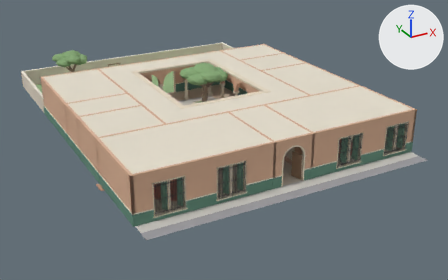
One commit to the glTF model modelos/casona/pb.glb: the scene before it, then after it.
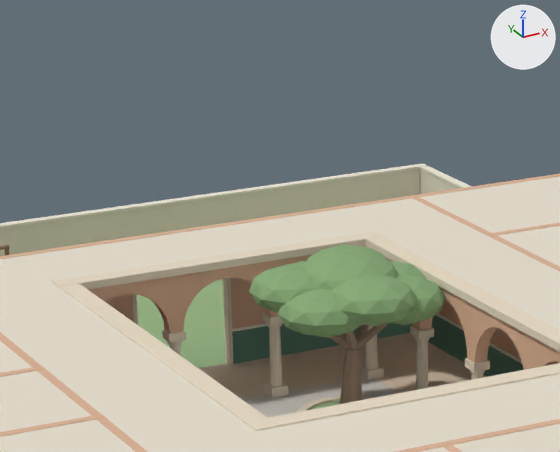
The first picture shows the older version from a camera (50 mm lens) standing at (-35.5, -66.9, 31.9) and looking at (2.5, 2.2, -2.6). The close-ups show the older and then the newer version on the part from 26% to 57% of the width and 1% to 41% of the height of that picture. Only the edits that show in the close-ups are written down. The lights are fixed; the arrows at upper right show +X, +Y and +Z.

Objects in the first close-up: 'pb_arbol_copa', 'pb_columnas', 'pb_dintel_h140_cor', 'pb_dintel_h300', 'pb_dintel_h300_cor', 'pb_dintel_v120_cor', 'pb_dintel_v240_cor', 'pb_muro_bh480_0', 'pb_muro_h340_0', 'pb_piso_corredor', 'pb_piso_pasto', 'pb_techo' and 21 more.
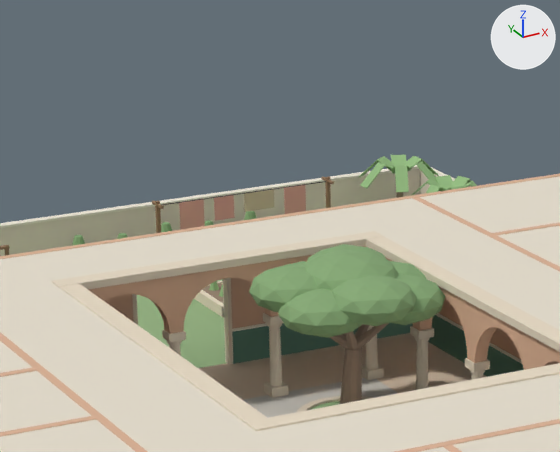
Where the change shows, as pixel boxes [x1, y1, x2, y2] in the close-ups (560 x 452 px):
'pb_tras_hoja', added: after [209, 155, 477, 297]
'pb_tras_ropa0', added: after [179, 185, 306, 230]
'pb_tras_ropa2', added (beige): after [244, 189, 275, 212]
'pb_tras_ropa1', added: after [214, 195, 235, 221]
'pb_tras_cantera', added: after [194, 281, 224, 318]
'pb_tras_mueble', added: after [152, 176, 334, 233]
'pb_tras_planta', added: after [72, 211, 256, 246]
'pb_tras_tierra', added (mostly hidden): after [202, 284, 223, 303]
'pb_tras_hierro', added: after [161, 181, 326, 205]

Diff of the bpy script that builds the scene:
```diff
--- a/modelos/casona/pb.glb.py
+++ b/modelos/casona/pb.glb.py
@@ ob_pb_tras_tierra @@
+ob_pb_tras_tierra = bpy.data.objects.new('pb_tras_tierra', me_pb_tras_tierra)  # a 12-sided cylinder along z spanning x 0.58..1.42, y 29.68..30.52, z 0.7..0.72; a 12-sided cylinder along z spanning x 2.58..3.42, y 29.68..30.52, z 0.7..0.72; a 12-sided cylinder along z spanning x 4.58..5.42, y 29.68..30.52, z 0.7..0.72; a 12-sided cylinder along z spanning x 6.58..7.42, y 29.68..30.52, z 0.7..0.72; a 12-sided cylinder along z spanning x 8.58..9.42, y 29.68..30.52, z 0.7..0.72; a 12-sided cylinder along z spanning x 10.58..11.42, y 29.68..30.52, z 0.7..0.72; a box spanning x 4.22..10.78, y 22.22..25.18, z 0.0..0.4; in mat_tierra (brown #95816c)
+ob_pb_tras_tierra.location = (0.0, 0.0, 0.0)
@@ ob_pb_tras_ropa2 @@
+ob_pb_tras_ropa2 = bpy.data.objects.new('pb_tras_ropa2', me_pb_tras_ropa2)  # a box spanning x 8.0..9.4, y 28.47..28.53, z 2.3..3.1; in mat_costal (beige #cbbc9e)
+ob_pb_tras_ropa2.location = (0.0, 0.0, 0.0)
@@ ob_pb_tras_ropa1 @@
+ob_pb_tras_ropa1 = bpy.data.objects.new('pb_tras_ropa1', me_pb_tras_ropa1)  # a box spanning x 6.6..7.5, y 28.47..28.53, z 2.1..3.1; in mat_hamaca (pink #daa095)
+ob_pb_tras_ropa1.location = (0.0, 0.0, 0.0)
@@ ob_pb_tras_ropa0 @@
+ob_pb_tras_ropa0 = bpy.data.objects.new('pb_tras_ropa0', me_pb_tras_ropa0)  # a box spanning x 5.0..6.1, y 28.47..28.53, z 1.8..3.1; a box spanning x 9.9..10.9, y 28.47..28.53, z 1.7..3.1; in mat_toalla (pink #daa295)
+ob_pb_tras_ropa0.location = (0.0, 0.0, 0.0)
@@ ob_pb_tras_planta @@
+ob_pb_tras_planta = bpy.data.objects.new('pb_tras_planta', me_pb_tras_planta)  # an 8-sided cut cone along z (radius 0.5 at the low end, 0.18 at the high end) spanning x 0.5..1.5, y 29.6..30.6, z 0.72..1.8; an 8-sided cut cone along z (radius 0.5 at the low end, 0.18 at the high end) spanning x 2.5..3.5, y 29.6..30.6, z 0.72..1.6; an 8-sided cut cone along z (radius 0.5 at the low end, 0.18 at the high end) spanning x 4.5..5.5, y 29.6..30.6, z 0.72..1.8; an 8-sided cut cone along z (radius 0.5 at the low end, 0.18 at the high end) spanning x 6.5..7.5, y 29.6..30.6, z 0.72..1.6; an 8-sided cut cone along z (radius 0.5 at the low end, 0.18 at the high end) spanning x 8.5..9.5, y 29.6..30.6, z 0.72..1.8; an 8-sided cut cone along z (radius 0.5 at the low end, 0.18 at the high end) spanning x 10.5..11.5, y 29.6..30.6, z 0.72..1.6; in mat_copa (green #86aa76)
+ob_pb_tras_planta.location = (0.0, 0.0, 0.0)
@@ ob_pb_tras_mueble @@
+ob_pb_tras_mueble = bpy.data.objects.new('pb_tras_mueble', me_pb_tras_mueble)  # 64 vertices, 96 faces; spans x -9.7..12.1, y 22.8..29.0, z 0.0..3.3; in mat_madera (brown #957659)
+ob_pb_tras_mueble.location = (0.0, 0.0, 0.0)
@@ ob_pb_tras_hoja @@
+ob_pb_tras_hoja = bpy.data.objects.new('pb_tras_hoja', me_pb_tras_hoja)  # 612 vertices, 972 faces; spans x -17.5..18.8, y 17.9..30.5, z 0.4..3.6; in mat_hoja (green #95bc81)
+ob_pb_tras_hoja.location = (0.0, 0.0, 0.0)
@@ ob_pb_tras_hierro @@
+ob_pb_tras_hierro = bpy.data.objects.new('pb_tras_hierro', me_pb_tras_hierro)  # a box spanning x 4.0..12.0, y 28.49..28.51, z 3.1..3.13; in mat_hierro (dark grey #3f3f3f)
+ob_pb_tras_hierro.location = (0.0, 0.0, 0.0)
@@ ob_pb_tras_cantera @@
+ob_pb_tras_cantera = bpy.data.objects.new('pb_tras_cantera', me_pb_tras_cantera)  # 24 vertices, 48 faces; spans x 4.0..11.0, y 22.0..25.4, z 0.0..0.45; in mat_cantera (pale yellow #e7dac4)
+ob_pb_tras_cantera.location = (0.0, 0.0, 0.0)
```
